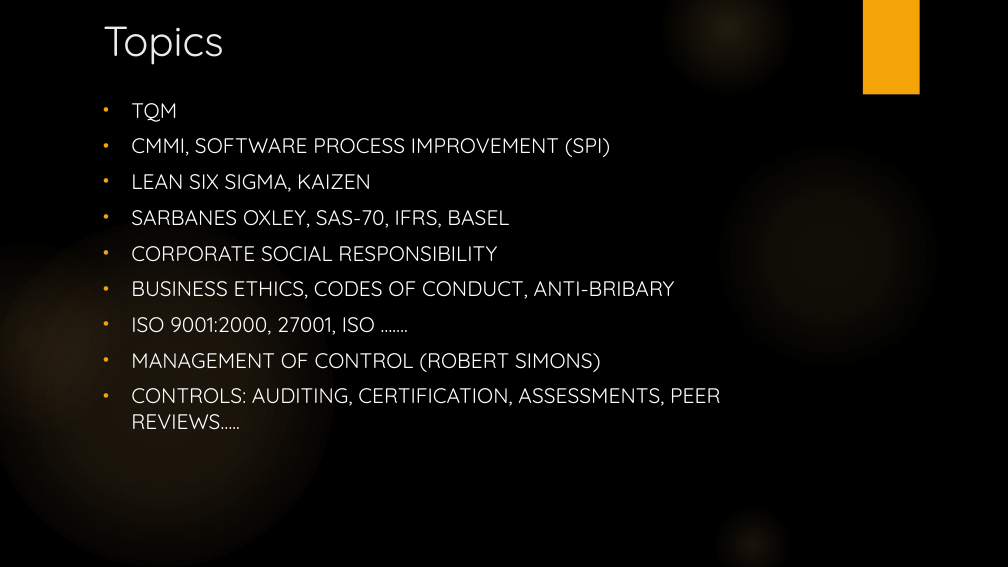
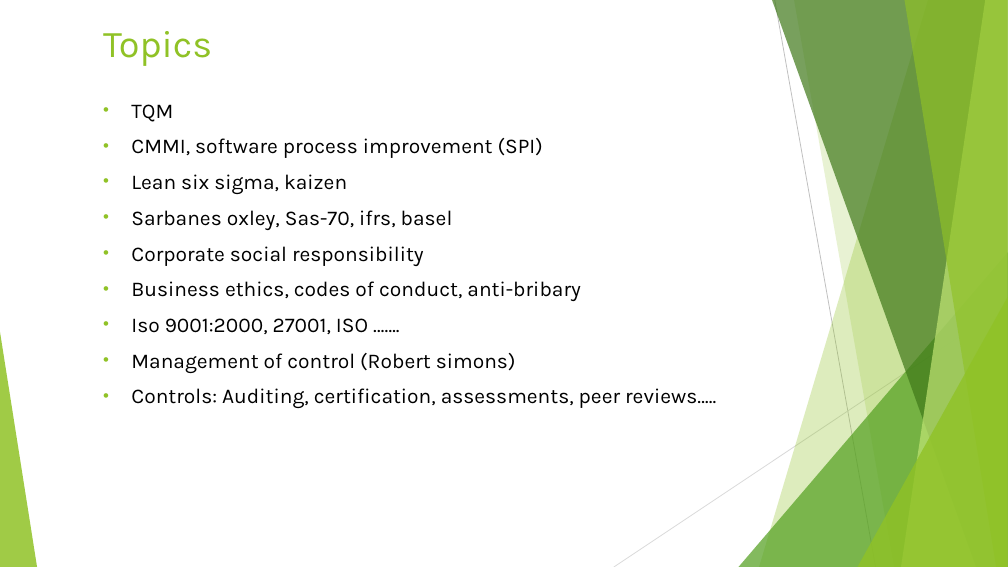
Before and after one commit to sd110/QP, a slide deck: slide 11 of QP Week 1.pptx. Drawn at 1008x567 pixels with LibreOffice and Linux fonts; fonts in the diff are those of the drawing; background and template pictures are left out. Boxes give left, top, right and bottom in pixels: in the first picture for what was removed or moved away, otherwise in the second. Text is boxed around its words. In the diff, an @@ line names an element or a change of style, - is before the commit and + after.

Commit message:
Lean
Hi guys, i have added my part. But i have done only one, because we are
asked to do only for three companies.

```diff
--- a/QP Week 1.pptx
+++ b/QP Week 1.pptx
@@ background picture (left out) to #FFFFFF @@
@@ title "Topics" at (103,31,212,66): size 40 to 36 pt, font Quicksand to Karla, text colour #EBEBEB to #90C226 @@
@@ ellipse removed at (662,0,794,95) @@
@@ rectangle removed at (863,0,920,95) @@
@@ text at (131,104,173,122): font Quicksand to Karla, text colour #FFFFFF to #000000 in "TQM"; bullet colour #F5A408 to #90C226 @@
@@ text at (131,138,716,408): text changed; font Quicksand to Karla; text colour #FFFFFF to #000000 @@
-• CMMI, SOFTWARE PROCESS IMPROVEMENT (SPI)
-• LEAN SIX SIGMA, KAIZEN
-• SARBANES OXLEY, SAS-70, IFRS, BASEL
-• CORPORATE SOCIAL RESPONSIBILITY
-• BUSINESS ETHICS, CODES OF CONDUCT, ANTI-BRIBARY
-• ISO 9001:2000, 27001, ISO …….
-• MANAGEMENT OF CONTROL (ROBERT SIMONS)
-• CONTROLS: AUDITING, CERTIFICATION, ASSESSMENTS, PEER REVIEWS…..
+• CMMI, software process improvement (SPI)
+• Lean six sigma, kaizen
+• Sarbanes oxley, Sas-70, ifrs, basel
+• Corporate social responsibility
+• Business ethics, codes of conduct, anti-bribary
+• Iso 9001:2000, 27001, ISO …….
+• Management of control (Robert simons)
+• Controls: Auditing, certification, assessments, peer reviews…..
@@ ellipse removed at (712,138,944,371) @@
@@ ellipse removed at (0,221,333,567) @@
@@ ellipse removed at (0,240,126,435) @@
@@ group added at (0,0,1008,567): 5 freeform shapes, 3 triangles, 2 lines @@
@@ ellipse removed at (712,504,793,567) @@
```
Also in this commit, not shown: 13 other slides changed, 1 other file.
